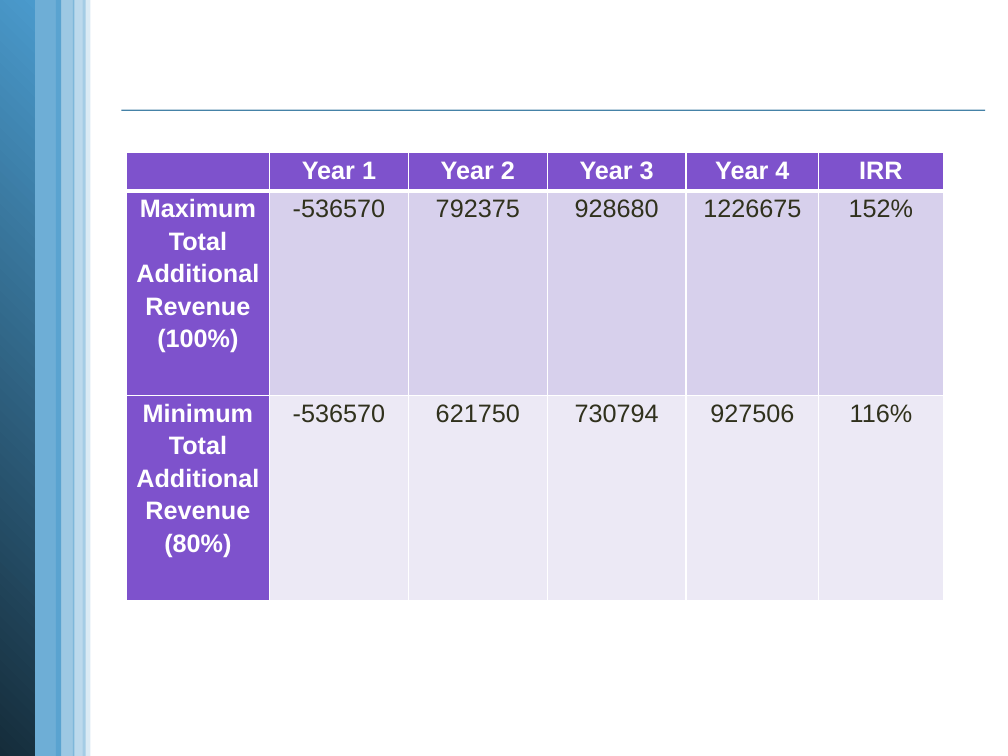
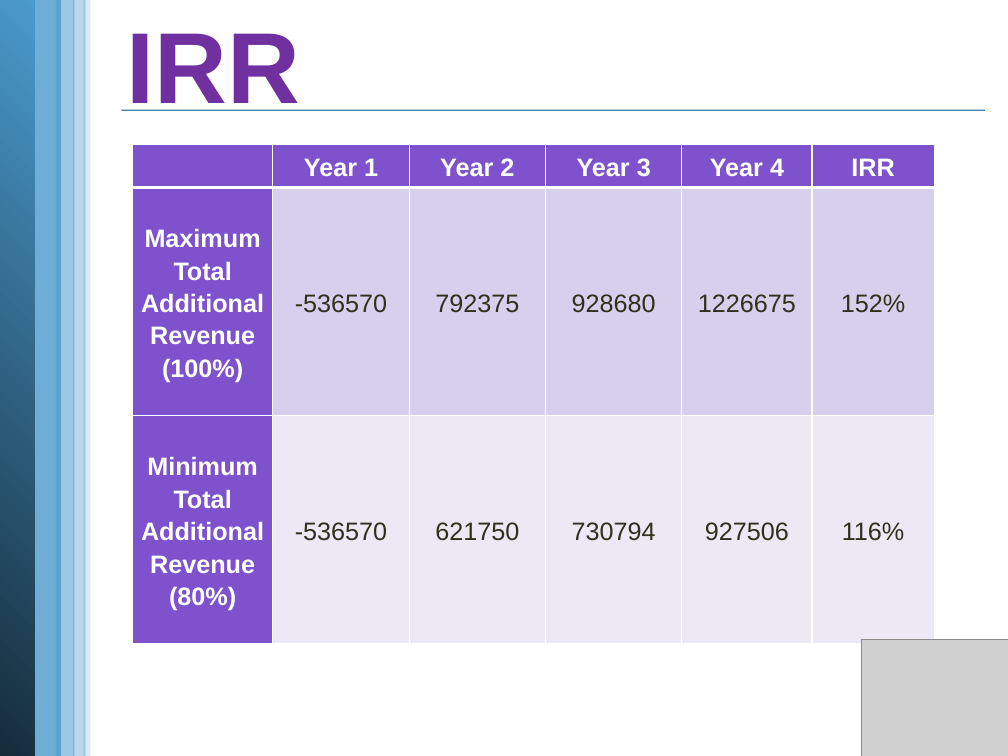
Before and after one commit to vucongthuc/hit-team-2012, a slide deck: slide 23 of Measurement Analysis/K15T2-Team22-Team Assignment7/K15T2-Team22-Team Assignment7.pptx (slide 22 before the commit). Drawn at 1008x756 pixels with LibreOffice and Linux fonts; fonts in the diff are those of the drawing; grey boxes stand for pictures; background and template pictures are left out. Boxes give left, top, right and bottom in pixels: in the first picture for what was removed or moved away, otherwise in the second. Text is boxed around its words. In the diff, an @@ line names an element or a change of style, - is before the commit and + after.

Commit message:
sua pp

```diff
--- a/Measurement Analysis/K15T2-Team22-Team Assignment7/K15T2-Team22-Team Assignment7.pptx
+++ b/Measurement Analysis/K15T2-Team22-Team Assignment7/K15T2-Team22-Team Assignment7.pptx
@@ title added at (x1=126, y1=33, x2=299, y2=111), 72 pt, text #7030A0, bold @@
+IRR
@@ table at (x1=132, y1=144, x2=932, y2=644) @@
@@ more space between paragraphs @@
@@ table resized from (x1=126, y1=152, x2=943, y2=601) to (x1=132, y1=144, x2=932, y2=644) @@
@@ picture added at (x1=862, y1=639, x2=1008, y2=756) @@
```
Also in this commit, not shown: 16 other slides changed, 1 slide added, 24 slides removed.
